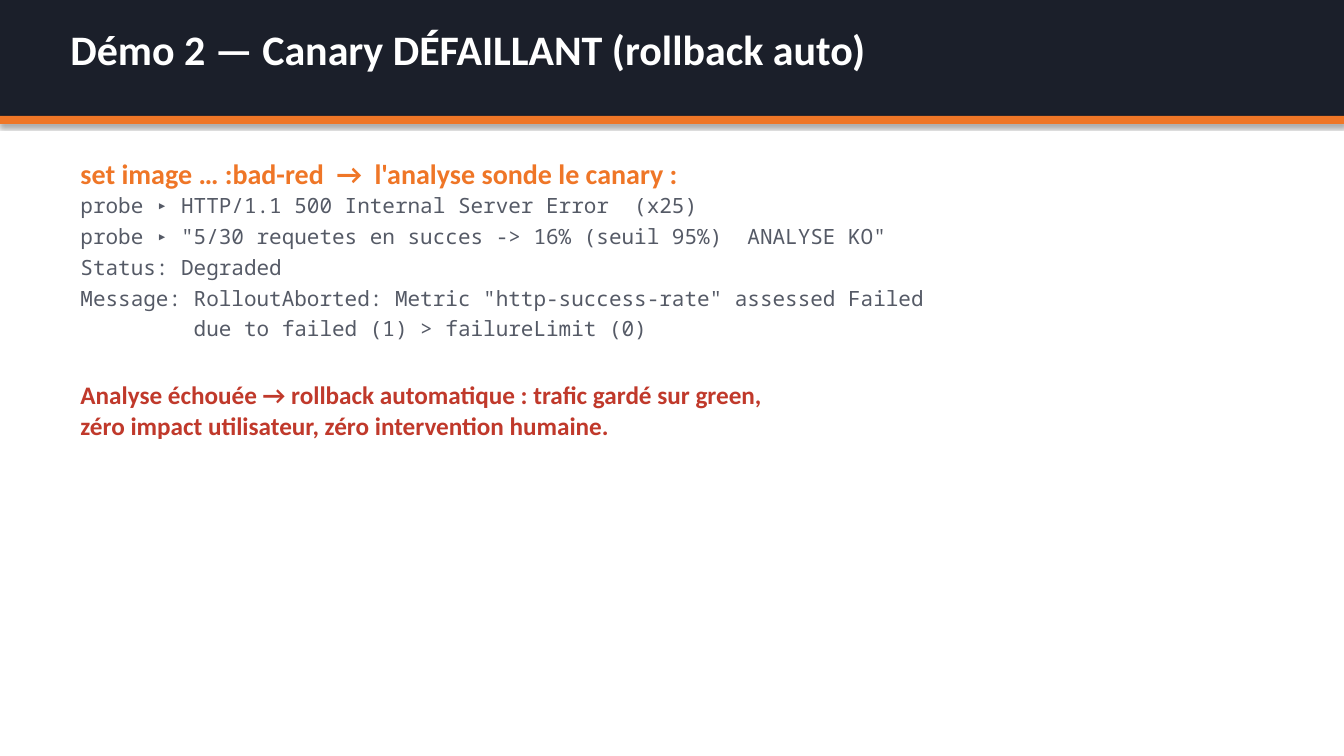
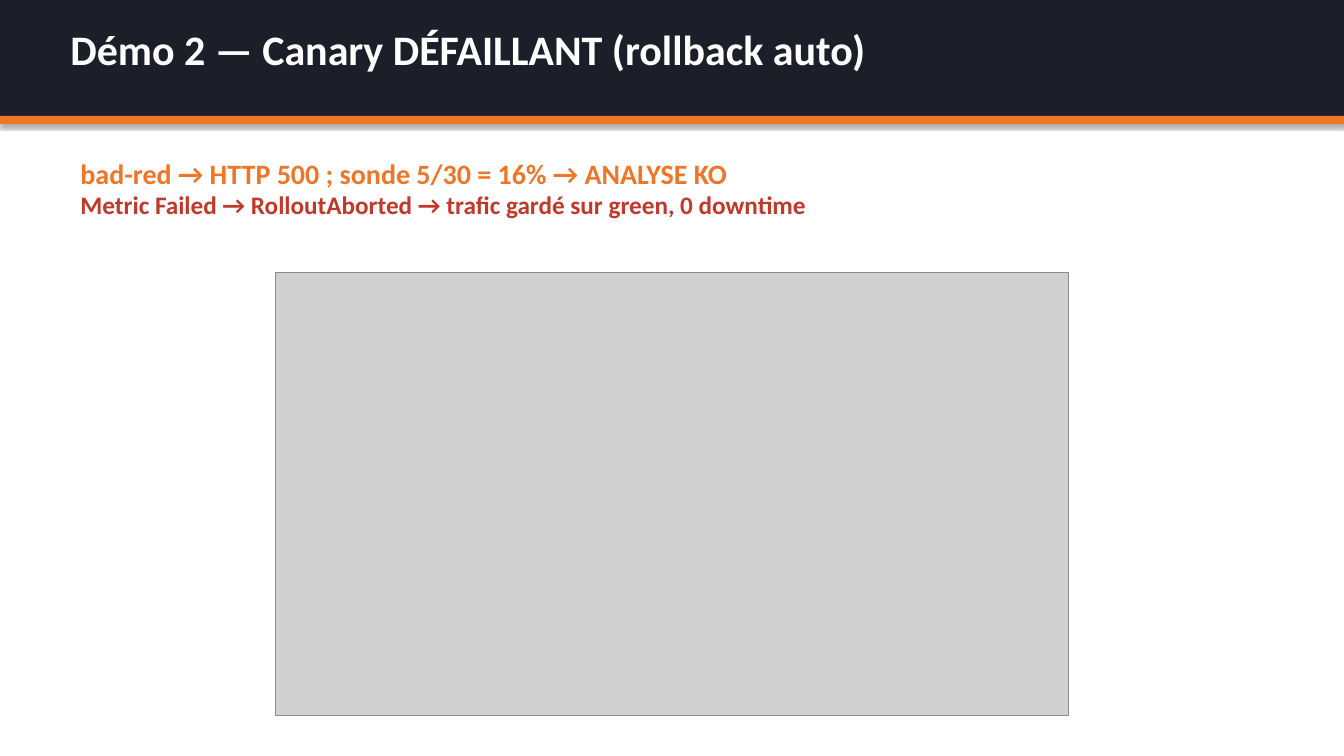
Before and after one commit to Louis-JB/argo-rollouts-demo, a slide deck: slide 12 of slides/argo-rollouts.pptx. Drawn at 1344x756 pixels with LibreOffice and Linux fonts; fonts in the diff are those of the drawing; grey boxes stand for pictures. Boxes give left, top, right and bottom in pixels: in the first picture for what was removed or moved away, otherwise in the second. Text is boxed around its words. In the diff, an @@ line names an element or a change of style, - is before the commit and + after.

Commit message:
Ajout des captures visuelles (images terminal) dans les slides
- Générateur render_terminal.py (PNG style terminal, colorisé)
- Images: canary en cours, rollback automatique, logs de sonde
- Slides démo 1 & 2 enrichies des sorties réelles du cluster

```diff
--- a/slides/argo-rollouts.pptx
+++ b/slides/argo-rollouts.pptx
@@ text at (x1=80, y1=164, x2=806, y2=219): text changed; size 15 to 18 pt; font Noto Sans Mono to Calibri; text colour #555A66 to #C0392B; bold on @@
-set image … :bad-red → l'analyse sonde le canary :
-probe ▸ HTTP/1.1 500 Internal Server Error (x25)
-probe ▸ "5/30 requetes en succes -> 16% (seuil 95%) ANALYSE KO"
-Status: Degraded
-Message: RolloutAborted: Metric "http-success-rate" assessed Failed
-due to failed (1) > failureLimit (0)
-Analyse échouée → rollback automatique : trafic gardé sur green,
-zéro impact utilisateur, zéro intervention humaine.
+bad-red → HTTP 500 ; sonde 5/30 = 16% → ANALYSE KO
+Metric Failed → RolloutAborted → trafic gardé sur green, 0 downtime
@@ picture added at (x1=275, y1=272, x2=1069, y2=716) @@
```
Also in this commit, not shown: 1 other slide changed, 7 other files.
